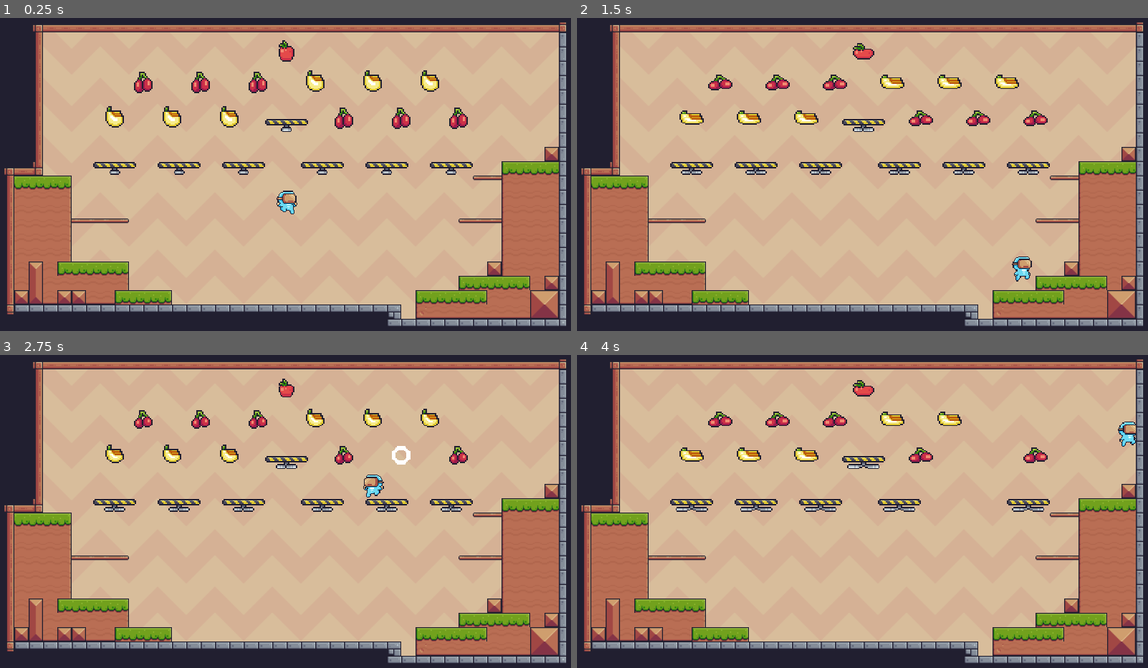
Above: before the commit, frames 1-4 (two rows, left to right).
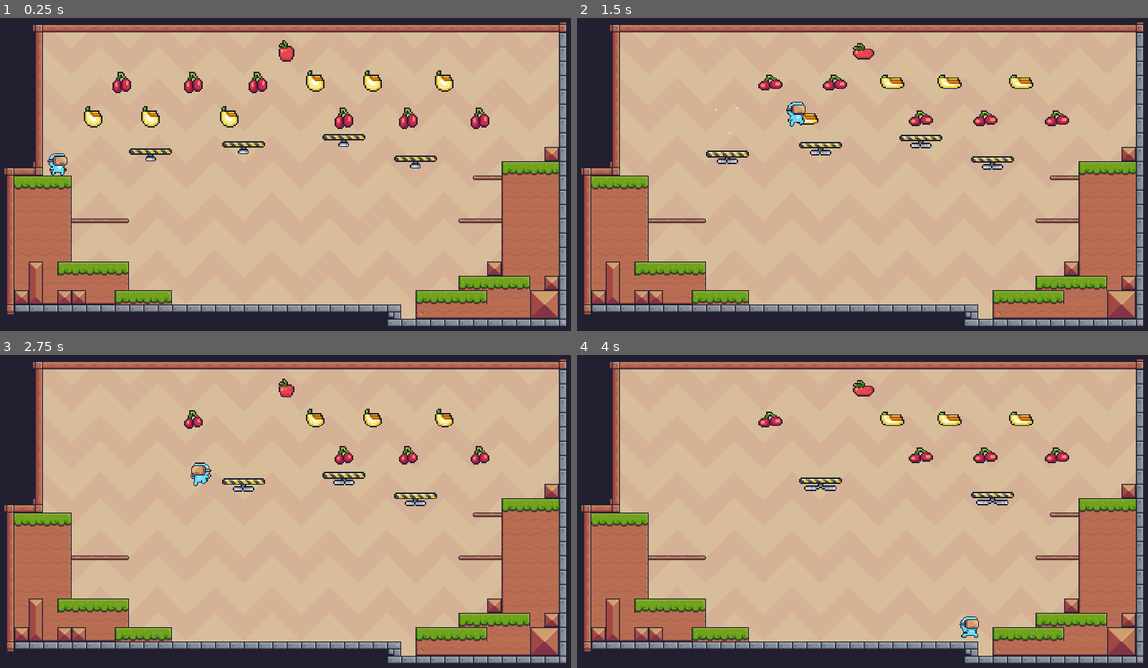
Above: after the commit, the same moments.

Repository: Pnsadeghy/2d_platformer_game_godot
Game: Godot game, scene res://scenes/levels/level_0001.tscn
The game is run twice, just before and just after one commit, with the same random seed, the same clock (stepped at 60 frames per second) and the same inputs.
Inputs:
- Up to frame 1 (0.25 s): no input
- Up to frame 2 (1.5 s): hold Space (jump) 0.53-1.28 s; hold Right (right) from 0.53 s (still down); tap Space (jump) at 1.35 s
- Up to frame 3 (2.75 s): tap Space (jump) at 1.52, 1.82 s; release Right (right) at 2.03 s; hold Left (left) from 2.03 s (still down); hold Space (jump) from 2.03 s (still down)
- Up to frame 4 (4 s): release Left (left) at 2.78 s; release Space (jump) at 2.78 s; hold Right (right) from 2.78 s (still down); tap Space (jump) at 2.85, 3.02, 3.32 s; hold Space (jump) from 3.53 s (still down)

The runs differ from the first frame. In frame 1, 4.4% of the frame differs, in the area x 8-86%, y 16-63%; in frame 2, 4.0%; in frame 3, 4.0%; in frame 4, 3.7%.

Commit message:
Fix Smooth Jump

Diff:
--- a/entities/collectable/Apple.tscn
+++ b/entities/collectable/Apple.tscn
@@ -185,7 +185,6 @@
 collision_layer = 0
 collision_mask = 2
 script = ExtResource("1_jgfiv")
-point = null
 
 [node name="AnimatedSprite2D" type="AnimatedSprite2D" parent="."]
 texture_filter = 1
--- a/entities/collectable/Collectable.gd
+++ b/entities/collectable/Collectable.gd
@@ -1,4 +1,6 @@
 extends Area2D
+
+signal on_collect
 
 @export var point := 10
 
@@ -17,6 +19,7 @@
 	monitoring = false
 	monitorable = false
 	animator.play("collect")
+	on_collect.emit()
 
 func on_animation_finished():
 	queue_free()
--- a/entities/platform/failing_platform/failing_platform.tscn
+++ b/entities/platform/failing_platform/failing_platform.tscn
@@ -9,11 +9,6 @@
 [sub_resource type="Animation" id="Animation_o1fub"]
 resource_name = "default"
 loop_mode = 1
-
-[sub_resource type="Animation" id="Animation_dtmji"]
-resource_name = "trigger"
-length = 3.0
-step = 0.05
 tracks/0/type = "value"
 tracks/0/imported = false
 tracks/0/enabled = true
@@ -21,10 +16,10 @@
 tracks/0/interp = 1
 tracks/0/loop_wrap = true
 tracks/0/keys = {
-"times": PackedFloat32Array(0, 0.15, 0.3, 0.5, 3),
-"transitions": PackedFloat32Array(1, 1, 1, 1, 1),
+"times": PackedFloat32Array(0, 0.5, 1),
+"transitions": PackedFloat32Array(1, 1, 1),
 "update": 0,
-"values": [Vector2(0, 0), Vector2(0, 3), Vector2(0, 0), Vector2(0, 0), Vector2(0, 720)]
+"values": [Vector2(0, 0), Vector2(0, 2), Vector2(0, 0)]
 }
 tracks/1/type = "value"
 tracks/1/imported = false
@@ -33,7 +28,36 @@
 tracks/1/interp = 1
 tracks/1/loop_wrap = true
 tracks/1/keys = {
-"times": PackedFloat32Array(0.3, 0.4),
+"times": PackedFloat32Array(0),
+"transitions": PackedFloat32Array(1),
+"update": 0,
+"values": [1.0]
+}
+
+[sub_resource type="Animation" id="Animation_dtmji"]
+resource_name = "trigger"
+length = 3.0
+step = 0.01
+tracks/0/type = "value"
+tracks/0/imported = false
+tracks/0/enabled = true
+tracks/0/path = NodePath("AirPlatform:position")
+tracks/0/interp = 1
+tracks/0/loop_wrap = true
+tracks/0/keys = {
+"times": PackedFloat32Array(0, 0.03, 0.1, 0.36, 0.61, 3),
+"transitions": PackedFloat32Array(1, 1, 1, 1, 1, 1),
+"update": 0,
+"values": [Vector2(0, 0), Vector2(0, 4), Vector2(0, 6), Vector2(0, 0), Vector2(0, 0), Vector2(0, 720)]
+}
+tracks/1/type = "value"
+tracks/1/imported = false
+tracks/1/enabled = true
+tracks/1/path = NodePath("AirPlatform/AnimatedSprite2D:speed_scale")
+tracks/1/interp = 1
+tracks/1/loop_wrap = true
+tracks/1/keys = {
+"times": PackedFloat32Array(0.36, 0.46),
 "transitions": PackedFloat32Array(1, 1),
 "update": 0,
 "values": [1.0, 0.0]
@@ -61,6 +85,7 @@
 [node name="VisibleOnScreenNotifier2D" type="VisibleOnScreenNotifier2D" parent="AirPlatform"]
 
 [node name="AnimationPlayer" type="AnimationPlayer" parent="."]
+autoplay = "default"
 libraries = {
 "": SubResource("AnimationLibrary_f1wsl")
 }
--- a/modules/state_machine/StateCharacter.gd
+++ b/modules/state_machine/StateCharacter.gd
@@ -4,9 +4,9 @@
 
 # properties
 @export var move_speed := 200.0
-@export var jump_force := 300.0
-@export var fall_gravity_scale := 980.0
-@export var jump_gravity_scale := 600.0
+@export var jump_force := 400.0
+@export var fall_gravity_scale := 2000.0
+@export var jump_gravity_scale := 980.0
 @export var wall_gravity_scale := 50.0
 
 # variables
--- a/scenes/levels/level_0001.tscn
+++ b/scenes/levels/level_0001.tscn
@@ -25,7 +25,6 @@
 
 [node name="Apple" parent="Collectables" instance=ExtResource("4_bw4w0")]
 position = Vector2(0, -136)
-point = 10
 
 [node name="Bananas" parent="Collectables" instance=ExtResource("3_gw7m0")]
 position = Vector2(-64, -64)
@@ -37,56 +36,48 @@
 position = Vector2(96, -104)
 
 [node name="Bananas5" parent="Collectables" instance=ExtResource("3_gw7m0")]
-position = Vector2(160, -104)
+position = Vector2(176, -104)
 
 [node name="Bananas2" parent="Collectables" instance=ExtResource("3_gw7m0")]
-position = Vector2(-128, -64)
+position = Vector2(-152, -64)
 
 [node name="Bananas3" parent="Collectables" instance=ExtResource("3_gw7m0")]
-position = Vector2(-192, -64)
+position = Vector2(-216, -64)
 
 [node name="Cherries" parent="Collectables" instance=ExtResource("4_1pq52")]
 position = Vector2(64, -64)
 
 [node name="Cherries2" parent="Collectables" instance=ExtResource("4_1pq52")]
-position = Vector2(128, -64)
+position = Vector2(136, -64)
 
 [node name="Cherries6" parent="Collectables" instance=ExtResource("4_1pq52")]
 position = Vector2(-32, -104)
 
 [node name="Cherries3" parent="Collectables" instance=ExtResource("4_1pq52")]
-position = Vector2(192, -64)
+position = Vector2(216, -64)
 
 [node name="Cherries4" parent="Collectables" instance=ExtResource("4_1pq52")]
-position = Vector2(-96, -104)
+position = Vector2(-104, -104)
 
 [node name="Cherries5" parent="Collectables" instance=ExtResource("4_1pq52")]
-position = Vector2(-160, -104)
+position = Vector2(-184, -104)
 
 [node name="Player" parent="." instance=ExtResource("2_838ce")]
+position = Vector2(-256, -16)
 
 [node name="Platforms" type="Node2D" parent="."]
 
-[node name="FailingPlatform" parent="Platforms" instance=ExtResource("7_44brn")]
-position = Vector2(-192, -8)
-
 [node name="FailingPlatform4" parent="Platforms" instance=ExtResource("7_44brn")]
-position = Vector2(-48, -8)
+position = Vector2(-48, -32)
 
 [node name="FailingPlatform8" parent="Platforms" instance=ExtResource("7_44brn")]
-position = Vector2(40, -8)
+position = Vector2(64, -40)
 
-[node name="FailingPlatform5" parent="Platforms" instance=ExtResource("7_44brn")]
-position = Vector2(112, -8)
-
-[node name="FailingPlatform6" parent="Platforms" instance=ExtResource("7_44brn")]
-position = Vector2(184, -8)
+[node name="FailingPlatform9" parent="Platforms" instance=ExtResource("7_44brn")]
+position = Vector2(144, -16)
 
 [node name="FailingPlatform2" parent="Platforms" instance=ExtResource("7_44brn")]
-position = Vector2(-120, -8)
-
-[node name="FailingPlatform7" parent="Platforms" instance=ExtResource("7_44brn")]
-position = Vector2(0, -56)
+position = Vector2(-152, -24)
 
 [node name="Walls" type="TileMap" parent="."]
 tile_set = ExtResource("2_js2ky")
